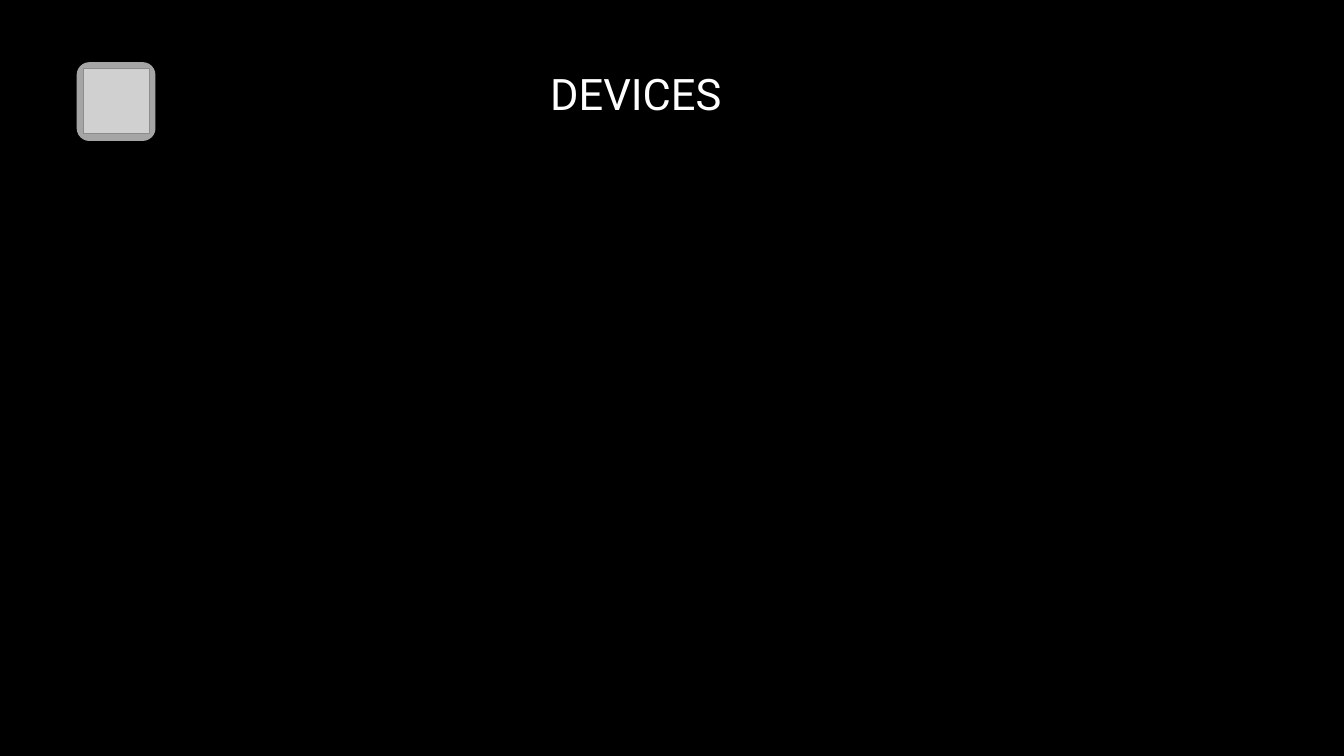
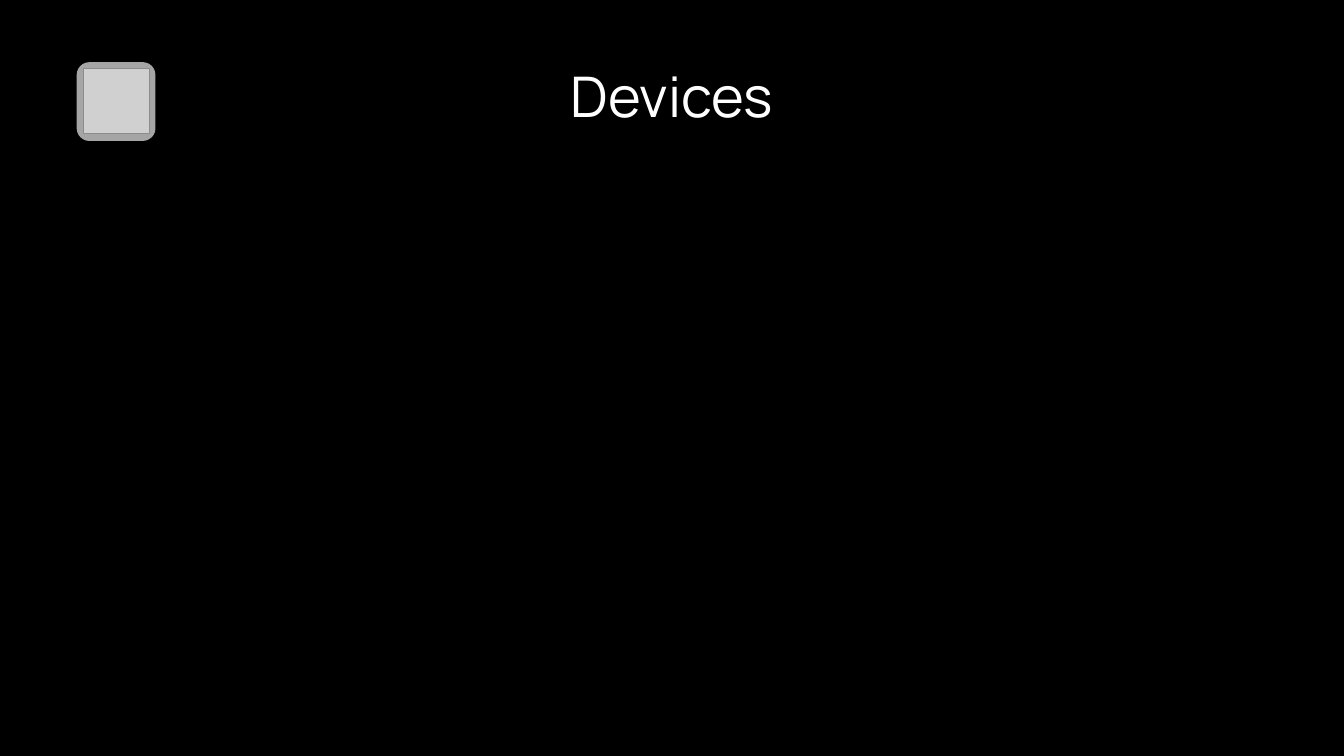
Before and after one commit to Corvina-project/CorvinaProject, a slide deck: slide 9 of presentazione.pptx. Drawn at 1344x756 pixels with LibreOffice and Linux fonts; fonts in the diff are those of the drawing; grey boxes stand for pictures; background and template pictures are left out. Boxes give left, top, right and bottom in pixels: in the first picture for what was removed or moved away, otherwise in the second. Text is boxed around its words. In the diff, an @@ line names an element or a change of style, - is before the commit and + after.

```diff
--- a/presentazione.pptx
+++ b/presentazione.pptx
@@ text at <box>571,76,774,118</box>: text changed; size 31 to 40 pt; font Roboto to Manrope @@
-DEVICES
+Devices
```
Also in this commit, not shown: 3 other slides changed, 1 slide added.
